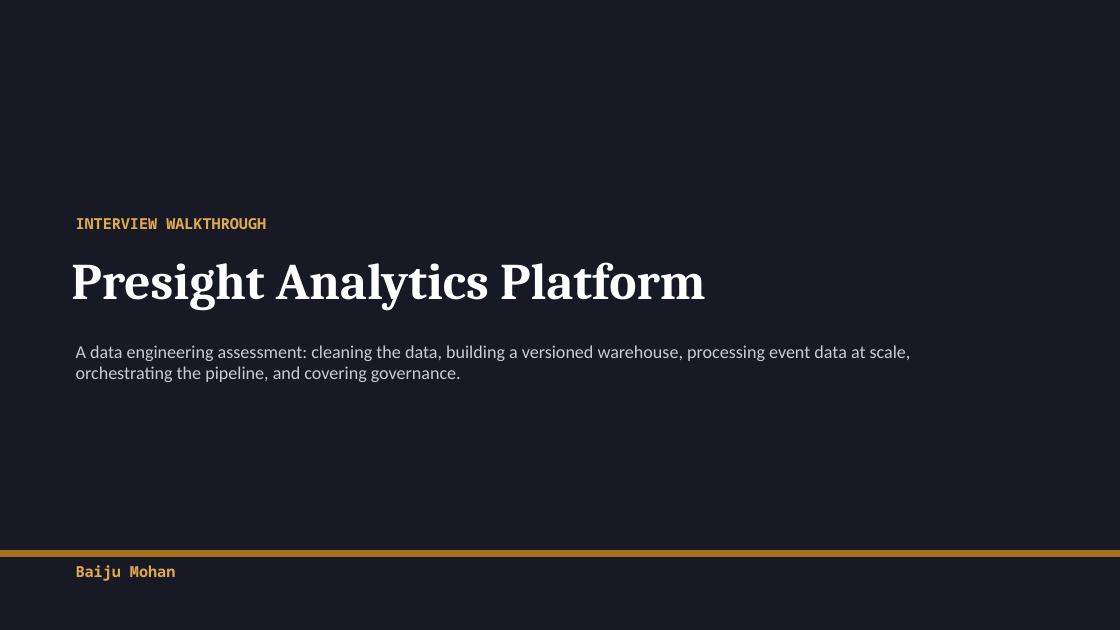
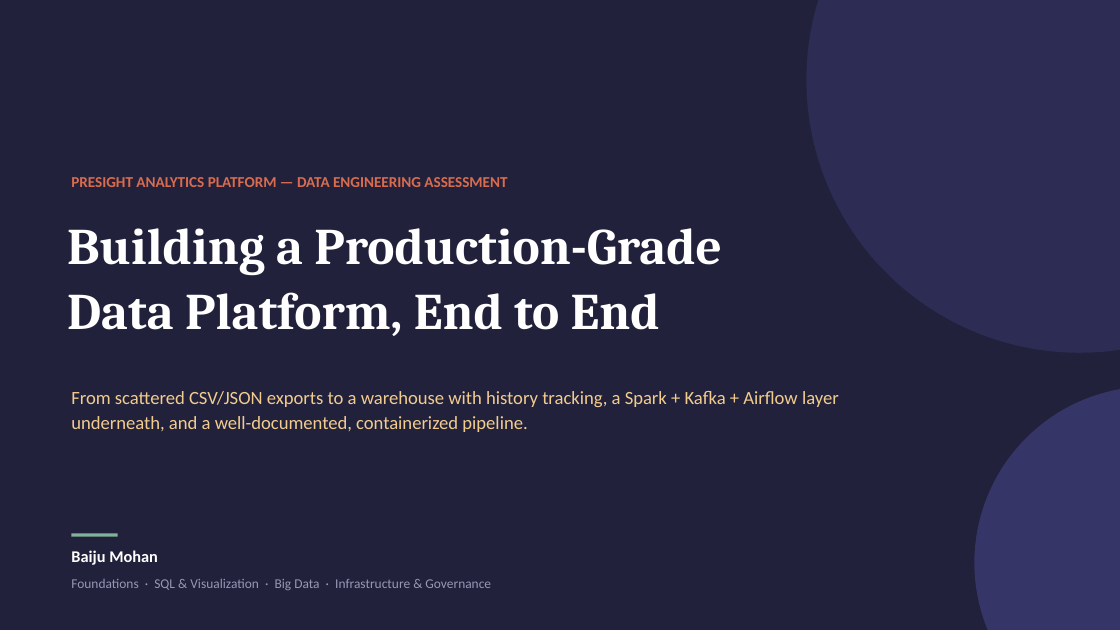
Before and after one commit to baijumohan/stackup-engineering-academy_assessment, a slide deck: slide 1 of solutions/submissions/baiju_mohan/Presight_Data_Project.pptx. Drawn at 1120x630 pixels with LibreOffice and Linux fonts; fonts in the diff are those of the drawing. Boxes give left, top, right and bottom in pixels: in the first picture for what was removed or moved away, otherwise in the second. Text is boxed around its words. In the diff, an @@ line names an element or a change of style, - is before the commit and + after.

```diff
--- a/solutions/submissions/baiju_mohan/Presight_Data_Project.pptx
+++ b/solutions/submissions/baiju_mohan/Presight_Data_Project.pptx
@@ background #171A24 to #FFFFFF @@
@@ rectangle: place and size @@
-rectangle at [0, 550, 1120, 557]
+rectangle at [0, 0, 1120, 630]
@@ rectangle at [0, 0, 1120, 630]: fill #A8701A to #21213B @@
@@ ellipse added at [807, 0, 1120, 353], fill #2C2C54 @@
@@ text at [71, 177, 507, 187]: text changed; size 15.5 to 13 pt; text colour #C7CAD8 to #D96C4F; bold on @@
-A data engineering assessment: cleaning the data, building a versioned warehouse, processing event data at scale, orchestrating the pipeline, and covering governance.
+PRESIGHT ANALYTICS PLATFORM — DATA ENGINEERING ASSESSMENT
@@ text added at [67, 228, 722, 336], 44 pt, text #FFFFFF, bold @@
+Building a Production-Grade
+Data Platform, End to End
@@ text removed at [76, 218, 266, 229] @@
-INTERVIEW WALKTHROUGH
@@ text removed at [71, 262, 706, 310] @@
-Presight Analytics Platform
@@ ellipse added at [975, 386, 1120, 630], fill #353568 @@
@@ text added at [71, 391, 839, 432], 16 pt, text #F2CC8F @@
+From scattered CSV/JSON exports to a warehouse with history tracking, a Spark + Kafka + Airflow layer underneath, and a well-documented, containerized pipeline.
@@ rectangle added at [71, 534, 118, 537], fill #81B29A @@
@@ text "Baiju Mohan": place and size @@
-text "Baiju Mohan" at [76, 565, 175, 581]
+text "Baiju Mohan" at [71, 550, 158, 565]
@@ text "Baiju Mohan" at [71, 550, 158, 565]: size 13 to 14 pt, font Noto Sans Mono to Calibri, text colour #E3A94F to #FFFFFF; less space between paragraphs @@
@@ text added at [71, 579, 491, 590], 11.5 pt, text #9A97B5 @@
+Foundations · SQL & Visualization · Big Data · Infrastructure & Governance
```
Also in this commit, not shown: 12 slides added, 7 slides removed, 12 other files.
